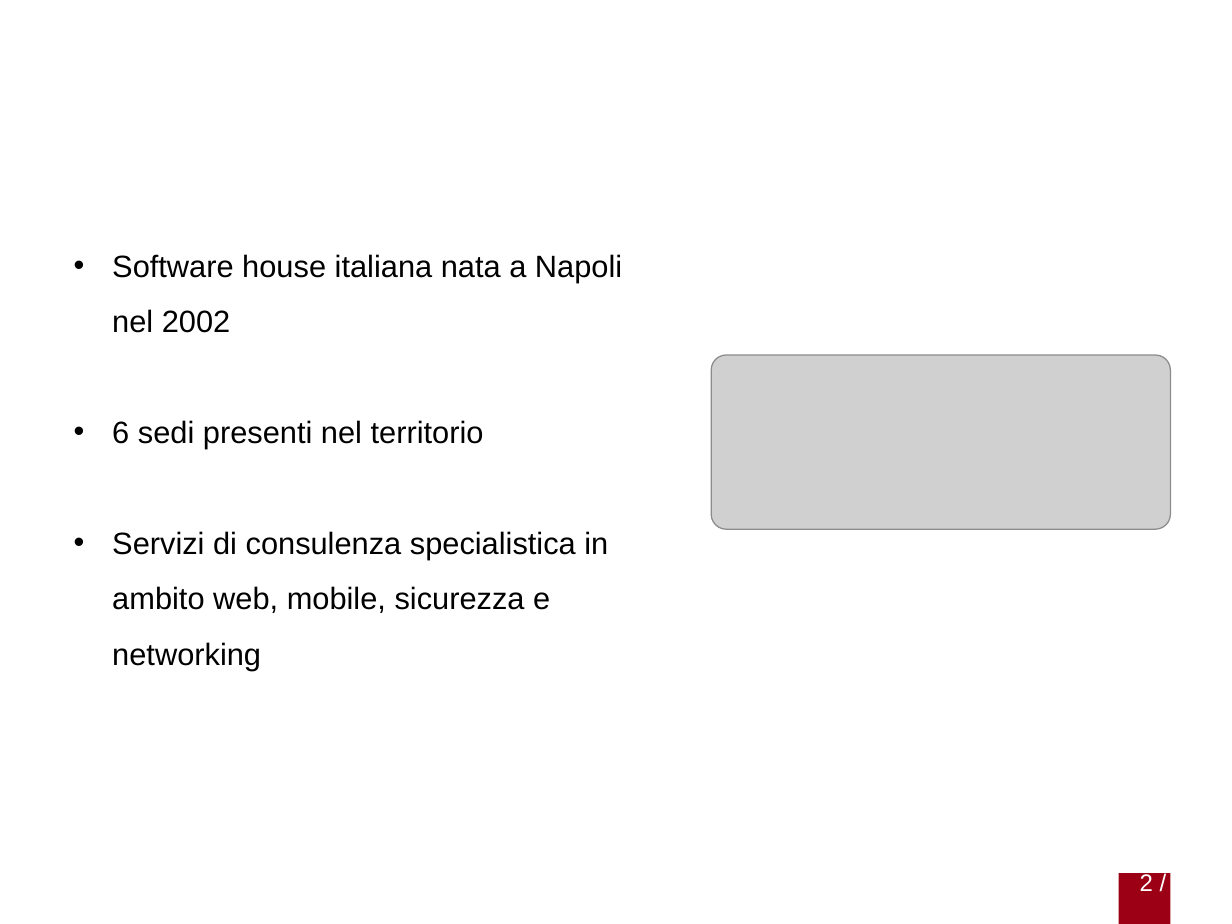
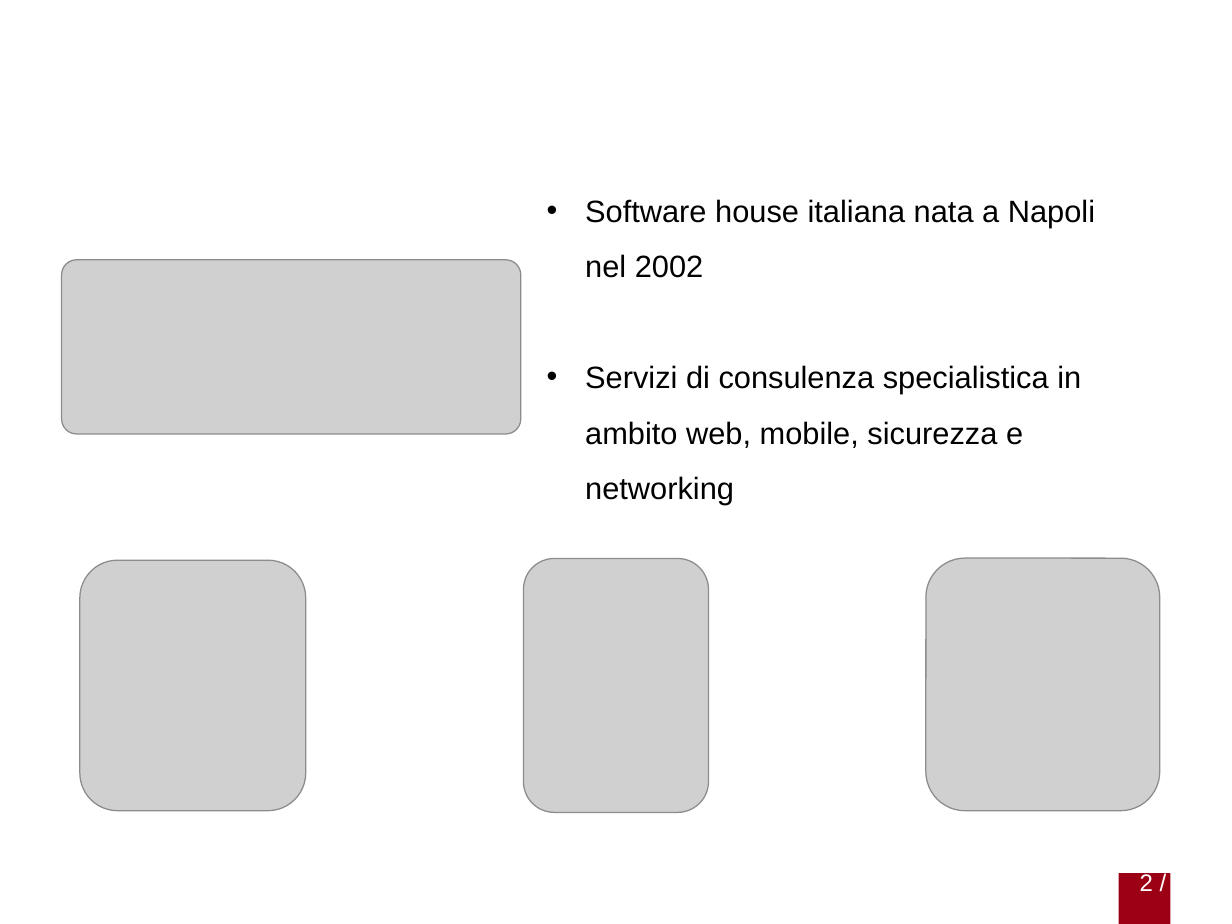
Before and after one commit to gabrielrovesti/Stage-e-Tesi-Triennale-UniPD, a slide deck: slide 2 of Presentazione/Presentazione Gabriel Rovesti.pptx. Drawn at 1232x924 pixels with LibreOffice and Linux fonts; fonts in the diff are those of the drawing; grey boxes stand for pictures; background and template pictures are left out. Boxes give left, top, right and bottom in pixels: in the first picture for what was removed or moved away, otherwise in the second. Text is boxed around its words. In the diff, an @@ line names an element or a change of style, - is before the commit and + after.

```diff
--- a/Presentazione/Presentazione Gabriel Rovesti.pptx
+++ b/Presentazione/Presentazione Gabriel Rovesti.pptx
@@ text "Software house italiana nata a ...": place and size @@
-text "Software house italiana nata a ..." at box(112, 254, 622, 670)
+text "Software house italiana nata a ..." at box(585, 199, 1095, 505)
@@ picture: place and size @@
-picture at box(711, 355, 1170, 529)
+picture at box(62, 260, 521, 434)
@@ text at box(112, 420, 484, 449): paragraph removed @@
-• 6 sedi presenti nel territorio
@@ picture added at box(80, 561, 306, 811) @@
@@ picture added at box(524, 558, 708, 812) @@
@@ picture added at box(926, 558, 1161, 811) @@
```
Also in this commit, not shown: 4 other slides changed, 5 other files.
